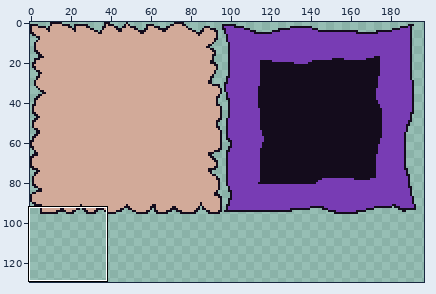
File history of a sprite sheet, Assets/Sprites/tileset.png. Above: a wide view before the commit, with the close-up outlined.
Close-up. As it was:
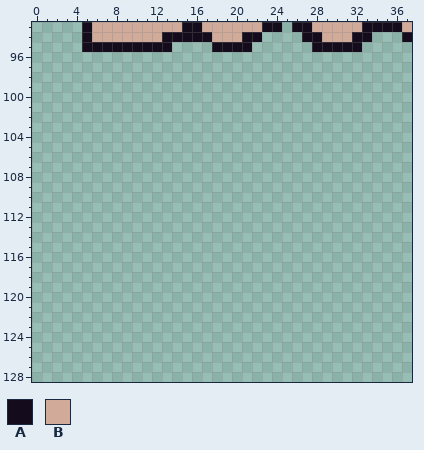
The file is 256x256 pixels. Shown: x 0..37, y 93..128. The wide view leaves out empty margins. The commit also changed other parts of the picture, which this record leaves out.
Palette (. is transparent): A #140c1c  B #d2aa99
Pixels before, first column x 5:
93 ABBBBBBBBBAABBBBBBAA.AABBBBBAAAAB
94 ABBBBBBBAAAAABBBAA....AABBBAA...A
95 AAAAAAAAA....AAAA......AAAAA.....
Now the later version:
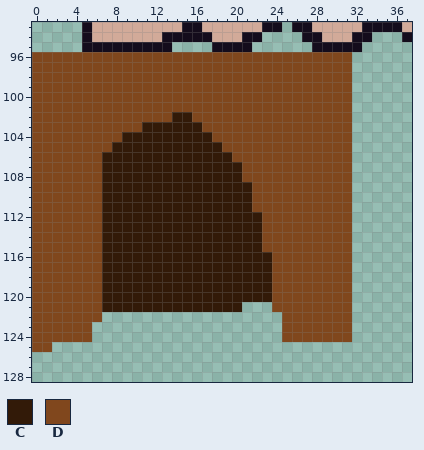
Colours new in this view: C #321a08  D #80471d
Changes in this commit:
{"y":96,"x":0,"old":"................................","new":"DDDDDDDDDDDDDDDDDDDDDDDDDDDDDDDD"}
{"y":97,"x":0,"old":"................................","new":"DDDDDDDDDDDDDDDDDDDDDDDDDDDDDDDD"}
{"y":98,"x":0,"old":"................................","new":"DDDDDDDDDDDDDDDDDDDDDDDDDDDDDDDD"}
{"y":99,"x":0,"old":"................................","new":"DDDDDDDDDDDDDDDDDDDDDDDDDDDDDDDD"}
{"y":100,"x":0,"old":"................................","new":"DDDDDDDDDDDDDDDDDDDDDDDDDDDDDDDD"}
{"y":101,"x":0,"old":"................................","new":"DDDDDDDDDDDDDDDDDDDDDDDDDDDDDDDD"}
{"y":102,"x":0,"old":"................................","new":"DDDDDDDDDDDDDDCCDDDDDDDDDDDDDDDD"}
{"y":103,"x":0,"old":"................................","new":"DDDDDDDDDDDCCCCCCDDDDDDDDDDDDDDD"}
{"y":104,"x":0,"old":"................................","new":"DDDDDDDDDCCCCCCCCCDDDDDDDDDDDDDD"}
{"y":105,"x":0,"old":"................................","new":"DDDDDDDDCCCCCCCCCCCDDDDDDDDDDDDD"}
{"y":106,"x":0,"old":"................................","new":"DDDDDDDCCCCCCCCCCCCCDDDDDDDDDDDD"}
{"y":107,"x":0,"old":"................................","new":"DDDDDDDCCCCCCCCCCCCCCDDDDDDDDDDD"}
{"y":108,"x":0,"old":"................................","new":"DDDDDDDCCCCCCCCCCCCCCDDDDDDDDDDD"}
{"y":109,"x":0,"old":"................................","new":"DDDDDDDCCCCCCCCCCCCCCCDDDDDDDDDD"}
{"y":110,"x":0,"old":"................................","new":"DDDDDDDCCCCCCCCCCCCCCCDDDDDDDDDD"}
{"y":111,"x":0,"old":"................................","new":"DDDDDDDCCCCCCCCCCCCCCCDDDDDDDDDD"}
{"y":112,"x":0,"old":"................................","new":"DDDDDDDCCCCCCCCCCCCCCCCDDDDDDDDD"}
{"y":113,"x":0,"old":"................................","new":"DDDDDDDCCCCCCCCCCCCCCCCDDDDDDDDD"}
{"y":114,"x":0,"old":"................................","new":"DDDDDDDCCCCCCCCCCCCCCCCDDDDDDDDD"}
{"y":115,"x":0,"old":"................................","new":"DDDDDDDCCCCCCCCCCCCCCCCDDDDDDDDD"}
{"y":116,"x":0,"old":"................................","new":"DDDDDDDCCCCCCCCCCCCCCCCCDDDDDDDD"}
{"y":117,"x":0,"old":"................................","new":"DDDDDDDCCCCCCCCCCCCCCCCCDDDDDDDD"}
{"y":118,"x":0,"old":"................................","new":"DDDDDDDCCCCCCCCCCCCCCCCCDDDDDDDD"}
{"y":119,"x":0,"old":"................................","new":"DDDDDDDCCCCCCCCCCCCCCCCCDDDDDDDD"}
{"y":120,"x":0,"old":"................................","new":"DDDDDDDCCCCCCCCCCCCCCCCCDDDDDDDD"}
{"y":121,"x":0,"old":".....................","new":"DDDDDDDCCCCCCCCCCCCCC"}
{"y":121,"x":24,"old":"........","new":"DDDDDDDD"}
{"y":122,"x":0,"old":".......","new":"DDDDDDD"}
{"y":122,"x":25,"old":".......","new":"DDDDDDD"}
{"y":123,"x":0,"old":"......","new":"DDDDDD"}
{"y":123,"x":25,"old":".......","new":"DDDDDDD"}
{"y":124,"x":0,"old":"......","new":"DDDDDD"}
{"y":124,"x":25,"old":".......","new":"DDDDDDD"}
{"y":125,"x":0,"old":"..","new":"DD"}
{"label":"added","picture_box":[32,52,352,352]}
